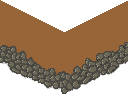
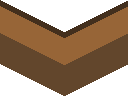
Revision of a layered 128px x 96px image; what changed, layer by layer:
added group "first layer" with 3 layers above "rock layer" over <box>0,0,128,39</box>
added layer "Layer 1" in group "first layer" over <box>0,0,128,38</box>
moved "light" into group "rock layer" over <box>0,43,128,92</box>
moved "shadow" (1st of 2, in "rock layer") into group "rock layer" over <box>78,47,125,84</box>
moved "rocks" into group "rock layer" over <box>0,42,128,94</box>
moved "AA rocks" into group "rock layer" over <box>0,42,128,94</box>
moved "background" (1st of 3, in "rock layer") into group "rock layer" over <box>0,42,128,94</box>
added layer "Layer 2" above "guide copy" over <box>0,33,128,96</box>
added layer "guide copy" above "soil" over <box>0,0,128,96</box>
